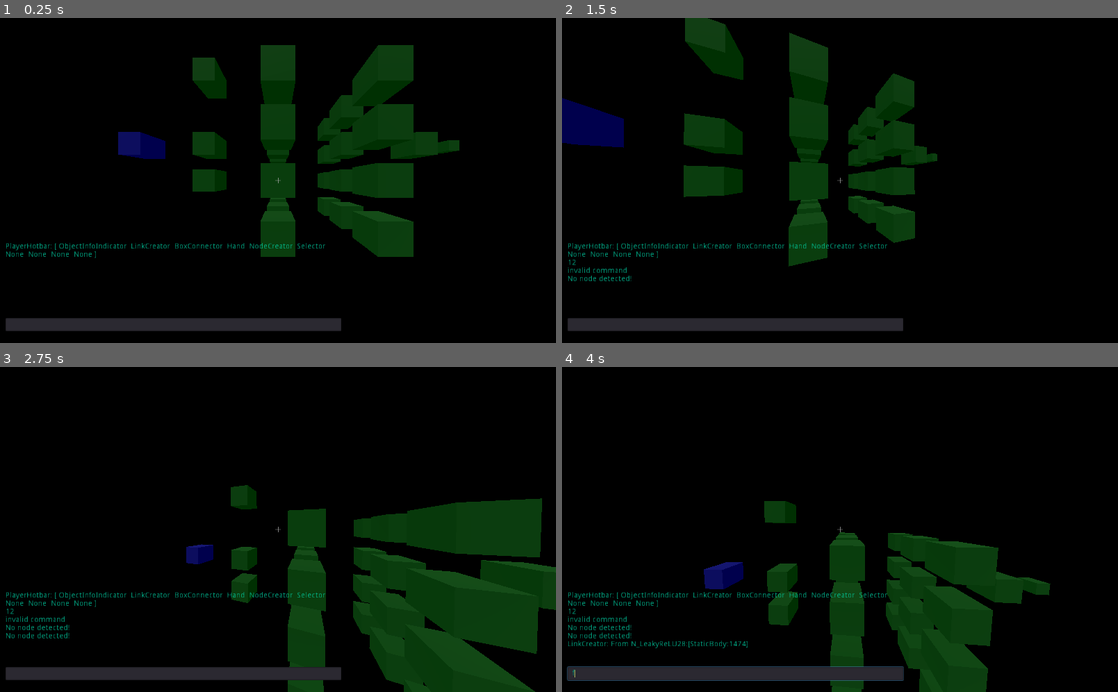
Above: before the commit, frames 1-4 (two rows, left to right).
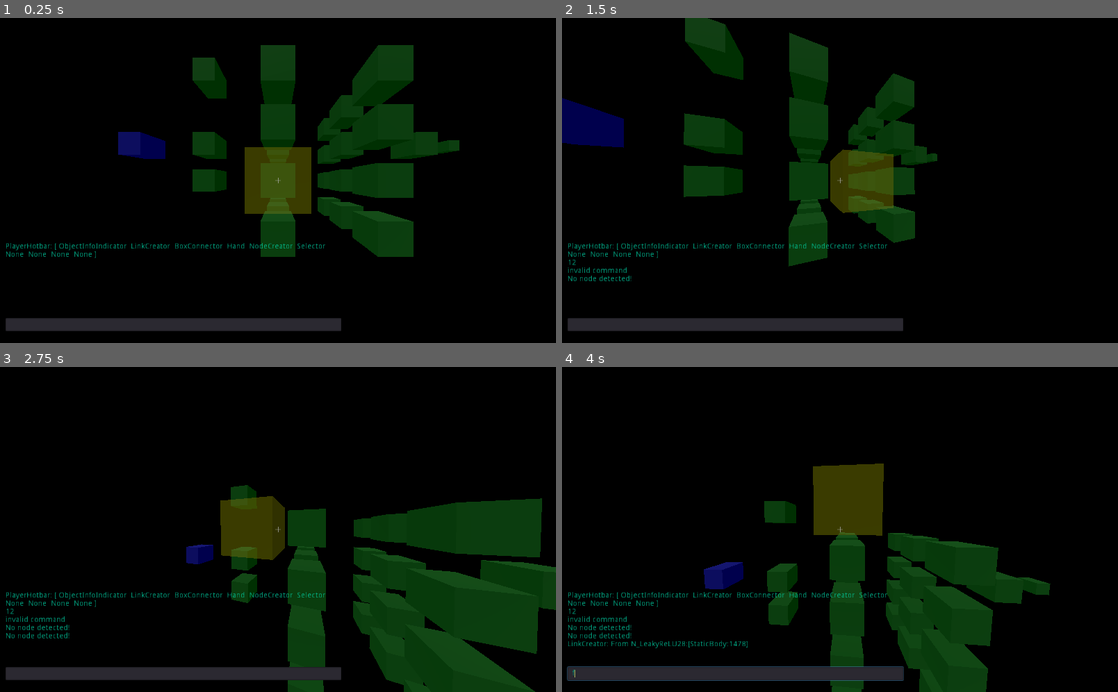
Above: after the commit, the same moments.

Repository: cozyBrain/NeuralNetworkBuilder
Game: Godot game, scene res://Session.tscn
The game is run twice, just before and just after one commit, with the same random seed, the same clock (stepped at 60 frames per second) and the same inputs.
Inputs (mouse positions are in pixels of both pictures, inside the frame that each line leads up to):
- Up to frame 1 (0.25 s): no input
- Up to frame 2 (1.5 s): click (734, 323) at 0.52 s; type "12" at 0.6 s; tap Enter at 1.25 s; move the mouse to (867, 180) at 1.27 s; hold Up (ui_up) from 1.28 s (still down); tap F (KEY_F) at 1.35 s; click (867, 180) at 1.42 s
- Up to frame 3 (2.75 s): keep holding Up (ui_up); tap Space at 1.52, 2, 2.27 s; move the mouse to (250, 529) at 2.02 s; tap C (KEY_C) at 2.1 s; click (250, 529) at 2.17 s; tap F (KEY_F) at 2.3 s
- Up to frame 4 (4 s): keep holding Up (ui_up); tap Enter at 2.75 s; move the mouse to (851, 523) at 2.77 s; tap F (KEY_F) at 2.85, 3.8 s; click (851, 523) at 2.92 s; tap Space at 3.5, 3.77 s; move the mouse to (834, 536) at 3.52 s; tap T (KEY_T) at 3.6 s; click (834, 536) at 3.67 s

The runs differ from the first frame. In frame 1, 2.5% of the frame differs, in the area x 44-56%, y 39-61%; in frame 2, 2.0%; in frame 3, 2.1%; in frame 4, 2.7%, in the area x 32-58%, y 29-86%.

Commit message:
no message

Diff:
--- a/Player/Player.gd
+++ b/Player/Player.gd
@@ -6,12 +6,13 @@
 var flySpeed = 10
 var flyAccel = 40
 var velocity = Vector3()
-var rayCastDetectedObject
+var detectedObject
 var session_path = G.default_session_path
 var ID : int = G.ID.Player
 var aim : Basis
 var Tool
 
+onready var pointer = $Tools/Pointer
 onready var console = $Console
 var consoleInputModes = ["command", "chat"]
 var consoleInputModeSelection : int = 0
@@ -31,10 +32,11 @@
 		playerHotbarIndication += str(" "+G.IDtoString[item]+" ")
 	playerHotbarIndication += "]"
 	console.println(playerHotbarIndication)
+	pointer.activate(translation, aim)
 
 func _process(delta):
-	rayCastDetectedObject = $Yaxis/Camera/RayCast.get_collider()
-	#rayCastDetectedObject = instance_from_id(rayCastDetectedObject.get_instance_id())
+	#detectedObject = $Yaxis/Camera/RayCast.get_collider()
+	#detectedObject = instance_from_id(detectedObject.get_instance_id())
 
 	if Input.is_action_just_pressed("fullscreen"):
 		OS.window_fullscreen = !OS.window_fullscreen
@@ -67,18 +69,18 @@
 				G.ID.BC:
 					console.processCommand(str("Tool BoxConnector initiate"))
 				G.ID.H:  # Hand
-					if null == rayCastDetectedObject:
+					if null == detectedObject:
 						print("Hand: No Object Detected")
 					else:
-						print("Hand: < ", rayCastDetectedObject, " >")
-						var id = rayCastDetectedObject.get("ID")
+						print("Hand: < ", detectedObject, " >")
+						var id = detectedObject.get("ID")
 						if id == null:
 							print("Hand: could not interact")
 						else:
 							match id:
 								G.ID.N_NetworkController:
-									rayCastDetectedObject.propOnly = !rayCastDetectedObject.propOnly
-									print("propOnly: ", rayCastDetectedObject.propOnly)
+									detectedObject.propOnly = !detectedObject.propOnly
+									print("propOnly: ", detectedObject.propOnly)
 								_:
 									print("Hand: no interaction with ", G.IDtoString[id])
 				_:
@@ -106,6 +108,8 @@
 		print("Engine.time_scale: ", Engine.time_scale)
 
 func _physics_process(delta):
+	detectedObject = pointer.update(translation, aim, delta)
+
 	if Tool != null:
 		if Tool.has_method("update"):
 			match hotbar[hotbarSelection]:
@@ -213,45 +217,45 @@
 			if Tool != null:
 				match hotbar[hotbarSelection]:
 					G.ID.OII:
-						if rayCastDetectedObject != null:
-							console.processCommand(str("Tool ", G.IDtoString[G.ID.OII], " ", str(rayCastDetectedObject.get_instance_id())))
+						if detectedObject != null:
+							console.processCommand(str("Tool ", G.IDtoString[G.ID.OII], " ", str(detectedObject.get_instance_id())))
 						else:
 							console.println("No node detected!")
 					G.ID.LC:
-						if rayCastDetectedObject != null:
-							console.processCommand(str("Tool ", G.IDtoString[G.ID.LC], " ", str(rayCastDetectedObject.translation)))
+						if detectedObject != null:
+							console.processCommand(str("Tool ", G.IDtoString[G.ID.LC], " ", str(detectedObject.translation)))
 						else:
 							console.println("No node detected!")
 					G.ID.BC:
-						if rayCastDetectedObject == null:
+						if detectedObject == null:
 							console.println("No node detected!")
 						elif event.button_index == BUTTON_LEFT:
-							console.processCommand(str("Tool ", G.IDtoString[G.ID.BC], " A ", str(rayCastDetectedObject.translation)))
+							console.processCommand(str("Tool ", G.IDtoString[G.ID.BC], " A ", str(detectedObject.translation)))
 						elif event.button_index == BUTTON_RIGHT:
-							console.processCommand(str("Tool ", G.IDtoString[G.ID.BC], " B ", str(rayCastDetectedObject.translation)))
+							console.processCommand(str("Tool ", G.IDtoString[G.ID.BC], " B ", str(detectedObject.translation)))
 					G.ID.H:  # Hand
-						if null == rayCastDetectedObject:
+						if null == detectedObject:
 							print(Tool.name, ": No Object Detected")
 						else:
-							print(Tool.name, ": < ", rayCastDetectedObject, " >")
-							var id = rayCastDetectedObject.get("ID")
+							print(Tool.name, ": < ", detectedObject, " >")
+							var id = detectedObject.get("ID")
 							if id == null:
 								print(Tool.name, ": could not interact")
 							else:
 								match id:
 									G.ID.N_NetworkController:
 										if event.button_index == BUTTON_RIGHT:
-											rayCastDetectedObject.initialize()
+											detectedObject.initialize()
 										elif event.button_index == BUTTON_LEFT:
 											var count = 100
 											for _i in range(count):
-												rayCastDetectedObject.wave()
+												detectedObject.wave()
 											print(Tool.name, ": iterated for ", count, " times")
 									G.ID.N_Input, G.ID.N_Goal:
 										if event.button_index == BUTTON_LEFT:
-											rayCastDetectedObject.addOutput(0.25)
+											detectedObject.addOutput(0.25)
 										elif event.button_index == BUTTON_RIGHT:
-											rayCastDetectedObject.addOutput(-0.25)
+											detectedObject.addOutput(-0.25)
 									_:
 										print(Tool.name, ": no interaction with ", G.IDtoString[id])
 					G.ID.NC:
@@ -263,7 +267,7 @@
 						if event.button_index == BUTTON_LEFT:
 							console.processCommand(str("Tool ", G.IDtoString[G.ID.S], " -s hotbarSelection pointerPosition"))
 						#elif event.button_index == BUTTON_RIGHT:
-						#	console.processCommand(str("Tool ", G.IDtoString[G.ID.OII], " ", str(rayCastDetectedObject.translation)))
+						#	console.processCommand(str("Tool ", G.IDtoString[G.ID.OII], " ", str(detectedObject.translation)))
 
 					_:
 						print("The tool couldn't be recognized")
--- a/Player/Player.tscn
+++ b/Player/Player.tscn
@@ -9,6 +9,7 @@
 [ext_resource path="res://Player/Tools/NodeCreator.tscn" type="PackedScene" id=7]
 [ext_resource path="res://Player/Console.gd" type="Script" id=8]
 [ext_resource path="res://Player/Tools/Selector.tscn" type="PackedScene" id=9]
+[ext_resource path="res://Player/Tools/Pointer.tscn" type="PackedScene" id=10]
 
 [sub_resource type="CapsuleShape" id=1]
 
@@ -111,4 +112,6 @@
 [node name="ObjectInfoIndicator" parent="Tools" instance=ExtResource( 4 )]
 
 [node name="Selector" parent="Tools" instance=ExtResource( 9 )]
+
+[node name="Pointer" parent="Tools" instance=ExtResource( 10 )]
 [connection signal="text_entered" from="Console/VBoxContainer/HBoxContainer/Input" to="." method="_on_Input_text_entered"]
--- /dev/null
+++ b/Player/Tools/Pointer.gd
@@ -0,0 +1,44 @@
+extends Node
+class_name Pointer
+
+#const ID : int = G.ID.NC
+
+export (String) var pointerResource = "res://Nodes/N_OverlappingBodyDetectorNode/N_OverlappingBodyDetectorNode.tscn"
+var pointer
+var pointerPosition : Vector3
+var prevPointerPosition : Vector3
+
+enum mode {
+	pointer, rayCast,
+}
+var selectedMode : int = mode.pointer
+
+var distance : float = 2
+
+func update(translation : Vector3, aim : Basis, delta : float):
+	if selectedMode == mode.pointer:
+		pointerPosition = translation
+		pointerPosition -= aim.z * distance
+
+		pointerPosition = pointerPosition.round()
+		if prevPointerPosition != pointerPosition:
+			prevPointerPosition = pointerPosition
+			pointer.translation = pointerPosition
+		return G.default_session.getNode(pointerPosition)
+	else:
+		return get_parent().get_parent().get_node("Yaxis/Camera/RayCast").get_collider()
+
+	return null
+
+
+func activate(translation, aim : Basis):
+	var pointerPosition = translation
+	pointerPosition -= aim.z*distance
+	pointerPosition = pointerPosition.round()
+	pointer = load("res://Nodes/N_OverlappingBodyDetectorNode/N_OverlappingBodyDetectorNode.tscn").instance()
+	pointer.translation = pointerPosition
+	prevPointerPosition = pointer.translation
+	add_child(pointer)
+
+func deactivate():
+	pointer.queue_free()
--- /dev/null
+++ b/Player/Tools/Pointer.tscn
@@ -0,0 +1,6 @@
+[gd_scene load_steps=2 format=2]
+
+[ext_resource path="res://Player/Tools/Pointer.gd" type="Script" id=1]
+
+[node name="Pointer" type="Node"]
+script = ExtResource( 1 )
--- a/Player/Tools/Selector.gd
+++ b/Player/Tools/Selector.gd
@@ -19,9 +19,9 @@
 var hotbarSelection : int
 
 var selectionGroups : Dictionary = {
-	"default" : ["",[]]  # [selection, selectionIndicatingObjects]
+	"_default" : ["",[]]  # [selection, selectionIndicatingObjects]
 }
-var groupSelection : String = "default"
+var groupSelection : String = "_default"
 
 # Tool Selector -shape hotbarSelection voxel 0,0,2  -> default: "voxel 0,0,2\n"
 # Tool Selector -g group1 -shape voxel 0,0,2        -> group1 : "voxel 0,0,2\n"
@@ -31,13 +31,17 @@
 func handle(arg : String):
 	var output : String
 	var argParser = ArgParser.new(arg)
+	groupSelection = argParser.getString("g", groupSelection, false)  # flag group
+	var listArguments = argParser.getStrings(["list", "ls"])  # flag list
+	var eraseArguments = argParser.getStrings(["erase", "e"])  # flag erase
+	var shapeArguments = argParser.getStrings(["shape", "s"])  # flag shape
+	var mergeArguments = argParser.getStrings(["merge", "m"])  # flag merge
 
 	var selection : String  # "voxel 0,0,2\n"
-	groupSelection = argParser.getString("g", groupSelection, false)  # flag group
+
 	if not selectionGroups.has(groupSelection):
 		selectionGroups[groupSelection] = ["", []]
 
-	var listArguments = argParser.getStrings(["list", "ls"])  # flag list
 	if listArguments == null:  # flag is detected but no arguments
 		output += "No list arguments!\n"
 	else:
@@ -61,7 +65,6 @@
 				_:
 					output += "Unknown list argument!\n"
 
-	var eraseArguments = argParser.getStrings(["erase", "e"])  # flag erase
 	if eraseArguments == null:
 		output += "No erase arguments!\n"
 	else:
@@ -71,6 +74,8 @@
 				"g", "group":
 					if eraseArguments.size() >= 2:
 						for argIndex in range(1, eraseArguments.size()):
+							if eraseArguments[argIndex] == "_default":
+								output += eraseArguments[argIndex]+" can't be erased!"
 							if not eraseGroup(eraseArguments[argIndex]):
 								output += "selectionGroup \""+eraseArguments[argIndex]+"\" doesn't exist"
 					else:
@@ -78,7 +83,6 @@
 				_:
 					output += "Unknown erase argument!\n"
 
-	var shapeArguments = argParser.getStrings(["shape", "s"])  # flag shape
 	if shapeArguments == null:
 		output += "No shape arguments!\n"
 	else:  # only flag is detected
@@ -140,11 +144,10 @@
 								shape[2] = ""
 								output += "selectionGroup <"+groupSelection+">:\n" + "       "+selectionGroups[groupSelection][0].replace("\n", "\n       ")
 
-	var toMerge = argParser.getStrings(["merge"])  # flag merge
-	if toMerge != null:
-		if toMerge.size() > 0 :
+	if mergeArguments != null:
+		if mergeArguments.size() > 0 :
 			var merged : String
-			for toM in toMerge:
+			for toM in mergeArguments:
 				merged += selectionGroups.get(toM, "")[0]
 			addSelection(merged)
 			output += "selectionGroup <"+groupSelection+">:\n" + "       "+selectionGroups[groupSelection][0].replace("\n", "\n       ")
--- a/project.godot
+++ b/project.godot
@@ -68,6 +68,11 @@
 "class": "Player",
 "language": "GDScript",
 "path": "res://Player/Player.gd"
+}, {
+"base": "Node",
+"class": "Pointer",
+"language": "GDScript",
+"path": "res://Player/Tools/Pointer.gd"
 } ]
 _global_script_class_icons={
 "ArgParser": "",
@@ -81,7 +86,8 @@
 "N_Tanh": "",
 "NodeCreator": "",
 "NodeInfoIndicator": "",
-"Player": ""
+"Player": "",
+"Pointer": ""
 }
 
 [application]
Not shown: 1 places in Player/Player.tscn that only renumber resources
